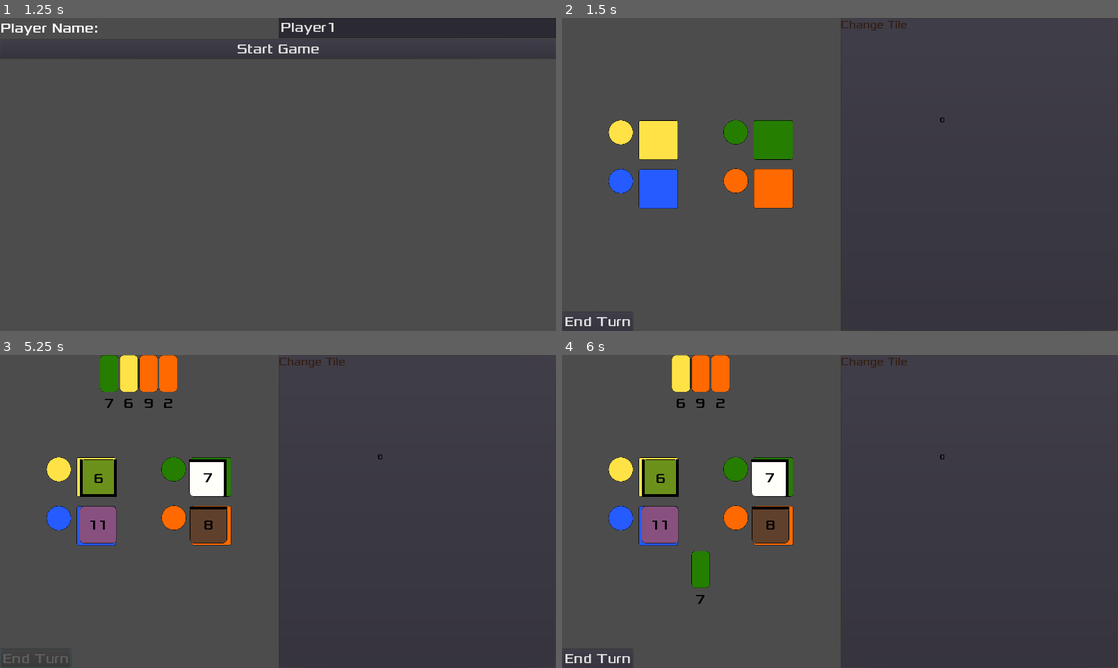
Above: before the commit, frames 1-4 (two rows, left to right).
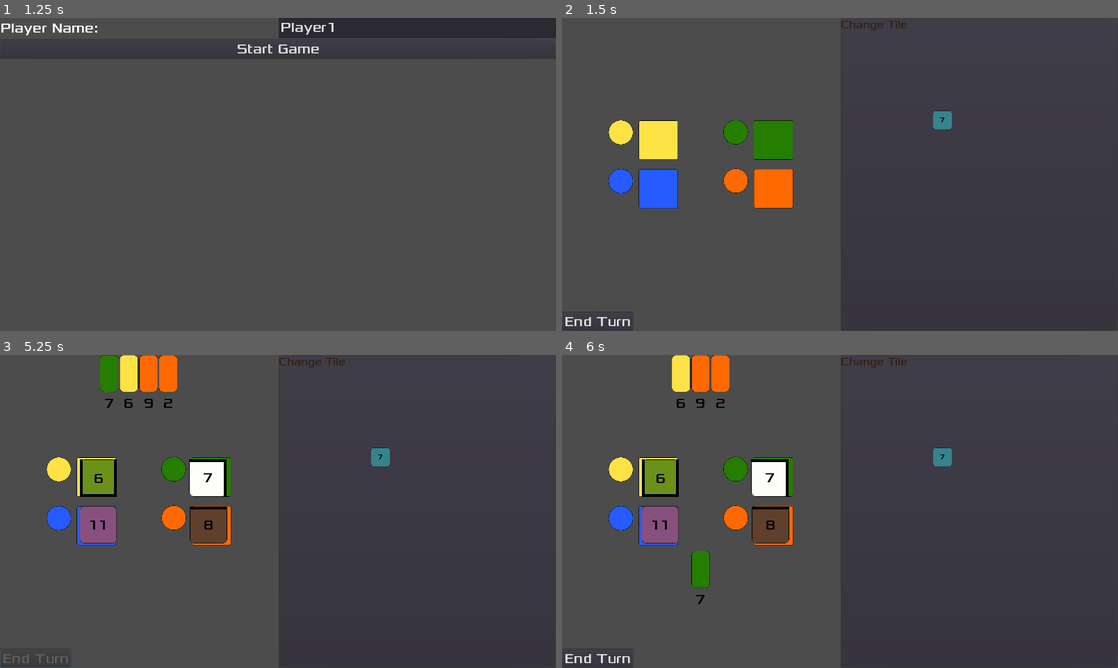
Above: after the commit, the same moments.

Repository: Structed/alcaramba
Game: Godot game, scene res://Drawable/MainMenu/MainMenu.tscn
Same seed, same stepped clock (60 frames per second), same inputs: the game is played once before the commit and once after it.
Inputs (mouse positions are in pixels of both pictures, inside the frame that each line leads up to):
- Up to frame 1 (1.25 s): click "New Game" at 0.5 s
- Up to frame 2 (1.5 s): click "Start Game" at 1.25 s
- Up to frame 3 (5.25 s): click (100, 477) at 2 s; click (205, 477) at 2.75 s; click (211, 524) at 3.5 s; click (100, 524) at 4.25 s; click "End Turn" at 5 s
- Up to frame 4 (6 s): click "7" at 5.75 s

Frame 1 is identical in both runs. In frame 2, 0.2% of the frame differs, in the area x 66-71%, y 29-36%; in frame 3, 0.2%; in frame 4, 0.2%.

Commit message:
added stack containing placed tiles
adde

Diff:
--- a/src/alcaramba/Drawable/Town/Town.gd
+++ b/src/alcaramba/Drawable/Town/Town.gd
@@ -1,6 +1,7 @@
 extends TileMap
 
-var _stack_tiles: TileCardCollection = TileCardCollection.new()
+var _stack_tiles: TileCardCollection = TileCardCollection.new() # complete stack for tile info
+var _town_tiles: TileCardCollection = TileCardCollection.new() # stack for acually placed tiles
 var _starting_tile_id = 6
 var _current_tile: TileCard = TileCard.new(_starting_tile_id, 0, TileCard.TileType.START, TileCard.WALL_SIDE_NONE)
 var _max_size = [10, 10]
@@ -10,7 +11,7 @@
 
 # Called when the node enters the scene tree for the first time.
 func _ready():
-	#_stack_tiles.initialize_for_game_start() # Implement Player stack and handover/keeping of tiles
+	_stack_tiles.initialize_for_game_start() # Implement Player stack and handover/keeping of tiles
 	self._placement_mode = 0
 	_stack_tiles.add_card(TileCard.new(_starting_tile_id, 0, TileCard.TileType.START, TileCard.WALL_SIDE_NONE))
 	place_starting_tile()
